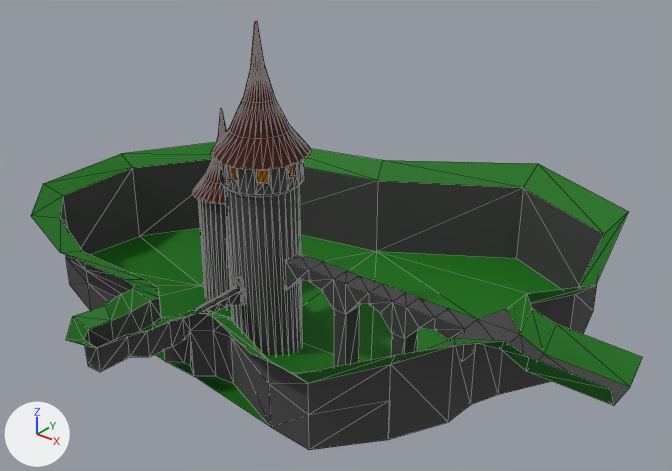
Before and after pictures for a commit that changed the glTF model levels/level_hub/level_hub.glb.
Both versions are drawn from a 50 mm camera at (359.0, -295.0, 278.0) aimed at (37.0, 109.0, 28.0). Arrows for +X, +Y and +Z are at lower left; the lights stay in place. The first picture is the older version. Mesh edges are drawn as thin lines. Vertices at exactly the same position are counted once.

Names of what the first picture shows: 'background_plane', 'playable_area_mesh-col.001', 'tower_mesh.001'.
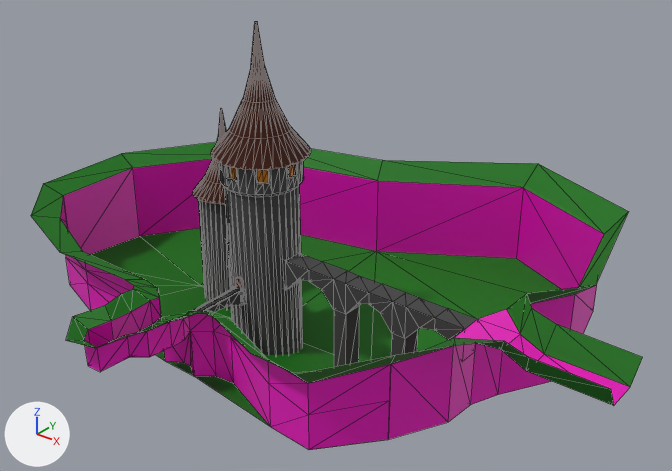
Boxes (x1, y1, x2, y2) around the edits, measured in the pictures (672 x 471 px):
'background_plane', recoloured (lighter)
    both: (61, 156, 631, 439)
'playable_area_mesh-col.001', recoloured, surface changed (lighter)
    both: (57, 194, 395, 450)
part 1 of me_tower_mesh_001, edited (looks the same)
    both: (198, 160, 477, 367)
part 2 of me_playable_area_mesh_001, recoloured (lighter)
    both: (60, 198, 391, 450)
part 3 of me_background_plane, recoloured (lighter)
    both: (63, 159, 630, 439)

Patch to the scene script:
```diff
--- a/levels/level_hub/level_hub.glb.py
+++ b/levels/level_hub/level_hub.glb.py
@@ mat_rock_001 @@
 n0 = _N.new('ShaderNodeBsdfPrincipled'); n0.name = 'Principled BSDF'
-n0.inputs[2].default_value = 0.972  # 'Roughness'
+n0.inputs[0].default_value = (0.8, 0.0, 0.498, 1.0)  # 'Base Color', pink #e700bb
 n1 = _N.new('ShaderNodeOutputMaterial'); n1.name = 'Material Output'
-n2 = _N.new('ShaderNodeMix'); n2.name = 'Mix'
-n2.data_type = 'RGBA'
-n2.blend_type = 'MULTIPLY'
-n2.inputs[0].default_value = 1.0  # 'Factor'
-n2.inputs[7].default_value = (0.0574, 0.0574, 0.0574, 1.0)  # 'B', dark grey #444444
-n3 = _N.new('ShaderNodeVertexColor'); n3.name = 'Color Attribute'
 _L.new(n0.outputs[0], n1.inputs[0])  # 'BSDF' to 'Surface'
-_L.new(n2.outputs[2], n0.inputs[0])  # 'Result' to 'Base Color'
-_L.new(n3.outputs[0], n2.inputs[6])  # 'Color' to 'A'
@@ mat_rock_wall_001 @@
+mat_rock_wall_001 = bpy.data.materials.new('rock_wall.001')
+# nodes: BsdfPrincipled, Mix, OutputMaterial, VertexColor
+# colours: dark grey #444444, mixed with the vertex colours
@@ me_tower_mesh_001 @@
 me_tower_mesh_001.from_pydata(...)  # 640 vertices, 1132 faces; spans x -84.0..149.0, y -30.0..52.0, z -71.0..151.0
 # used by ob_tower_mesh_001; location = (0.4, 82.6, 8.1)
+# me_tower_mesh_001 part 1: all 472 faces that had it switch from mat_rock_001 to mat_rock_wall_001
 me_tower_mesh_001.materials.append(mat_wood_001)
@@ me_playable_area_mesh_001 @@
 me_playable_area_mesh_001.from_pydata(...)  # 181 vertices, 306 faces; spans x -177.0..143.0, y -57.0..60.0, z -31.0..29.0
 # used by ob_playable_area_mesh_col_001; location = (0.0, 0.0, 0.0)
+# me_playable_area_mesh_001 part 2: 86 faces spanning x -162.0..134.0, y -47.0..53.0, z -31.0..20.0 switch from mat_rock_002 (dark grey #444444) to mat_rock_001 (pink #e700bb)
 me_playable_area_mesh_001.materials.append(mat_wood_002)
@@ me_background_plane @@
 me_background_plane.from_pydata(...)  # 53 vertices, 76 faces; spans x -181.0..236.0, y -48.0..239.0, z -2.0..85.0
 # used by ob_background_plane; location = (0.4, 45.7, -50.9)
+# me_background_plane part 3: all 27 faces that had it switch from mat_rock_002 (dark grey #444444) to mat_rock_001 (pink #e700bb)
 me_background_plane.materials.append(mat_grass_001)
```
